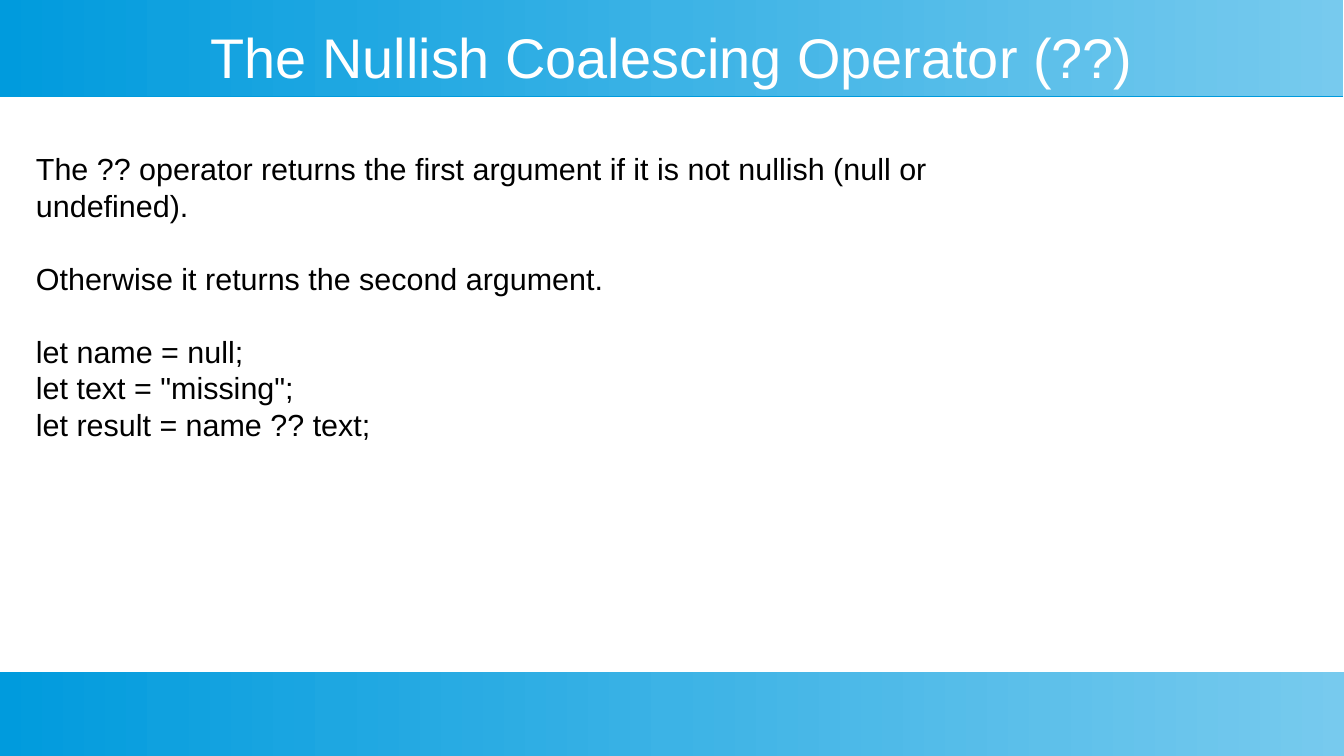
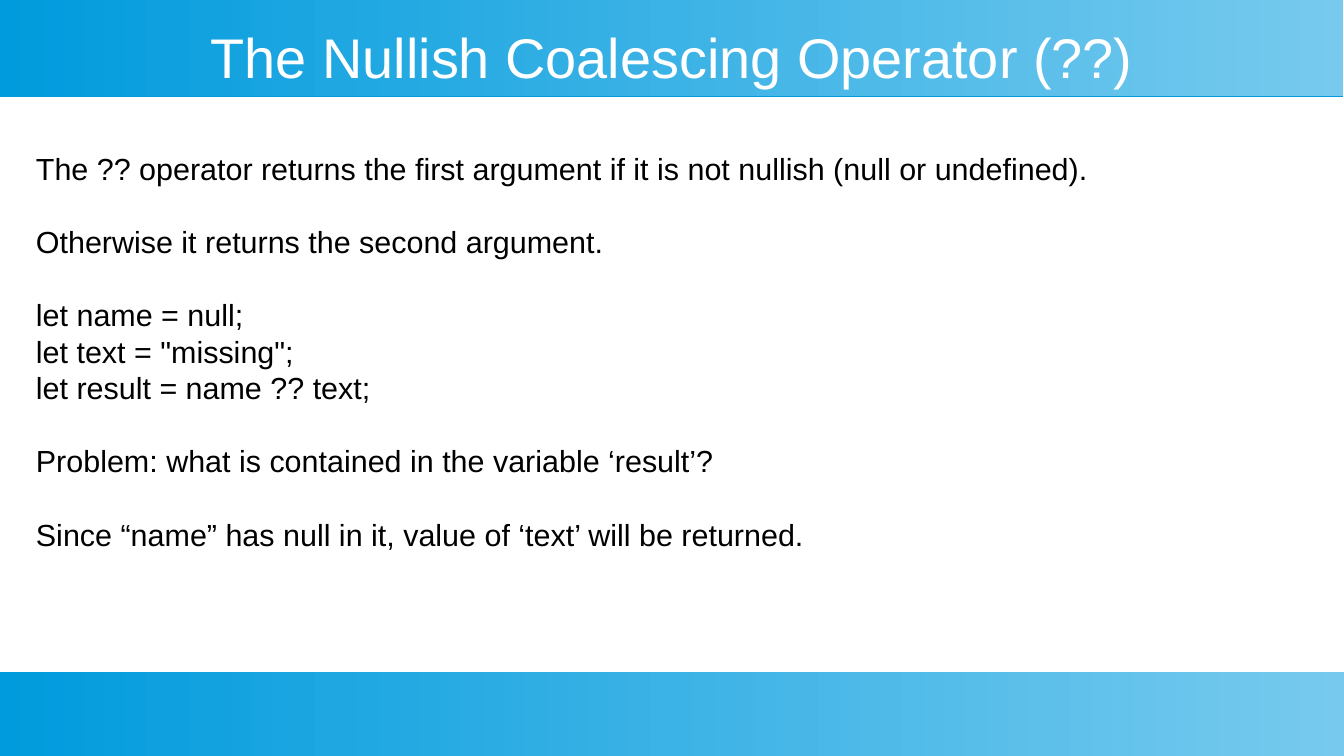
Before and after one commit to ashishjain1547/public_lessons_in_javascript, a slide deck: slide 5 of 3_Operators/special operators.odp (slide 4 before the commit). Drawn at 1344x756 pixels with LibreOffice and Linux fonts; fonts in the diff are those of the drawing. Boxes give left, top, right and bottom in pixels: in the first picture for what was removed or moved away, otherwise in the second. Text is boxed around its words. In the diff, an @@ line names an element or a change of style, - is before the commit and + after.

```diff
--- a/3_Operators/special operators.odp
+++ b/3_Operators/special operators.odp
@@ text at [36,450,803,550]: paragraphs added @@
+Problem: what is contained in the variable ‘result’?
+Since “name” has null in it, value of ‘text’ will be returned.
```
Also in this commit, not shown: 3 other slides changed, 8 slides added, 37 other files.
